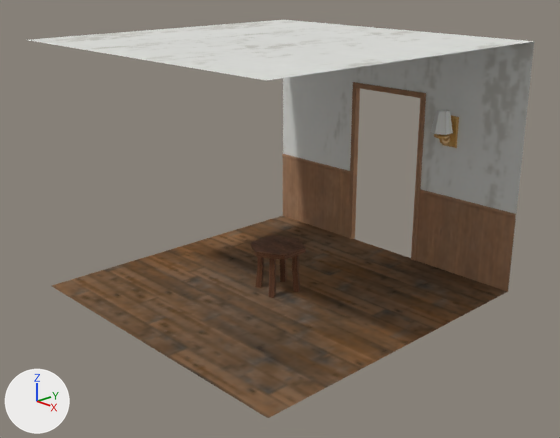
What one commit did to the Blender file Assets/Objects/objects.blend.
The view is the same before and after, from a 50 mm lens placed at (6.42, -6.03, 3.93), pointed at (0.14, -0.09, 0.96). The lights are fixed; the arrows at lower left show +X, +Y and +Z.

Names of what the first picture shows: 'Door Frame', 'Door Trim', 'Door Wall', 'Lamp Base', 'Lamp Shade', 'Simple Ceiling', 'Stool', 'Wood Floor'.
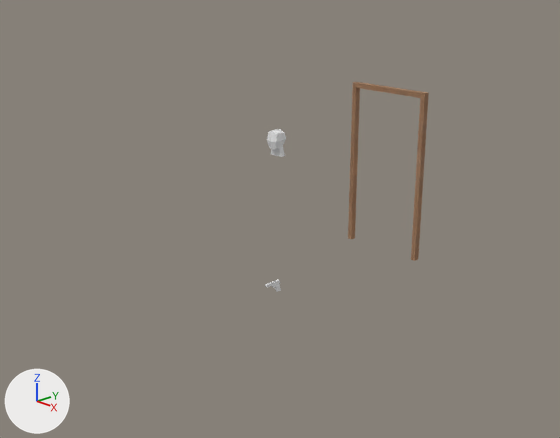
Changed parts and their boxes [x1, y1, x2, y2] in the pictures (560 x 438 px):
'Wood Floor', hidden
    before: [52, 216, 507, 418]
'Door Wall', hidden
    before: [283, 42, 534, 289]
'Simple Ceiling', hidden
    before: [29, 20, 535, 80]
'Door Trim', hidden
    before: [282, 154, 516, 292]
'Stool', hidden
    before: [251, 235, 306, 298]
'Lamp Shade', hidden
    before: [431, 109, 453, 135]
'Head', added
    after: [267, 129, 286, 157]
'Lamp Base', hidden
    before: [434, 116, 459, 148]
'Gun', added
    after: [265, 280, 281, 292]

Patch to the scene script:
```diff
--- a/Assets/Objects/objects.blend.py
+++ b/Assets/Objects/objects.blend.py
@@ mat_gun @@
+mat_gun = principled_material('Gun')
+mat_gun.base_color = (0.8, 0.8, 0.8)  # white #e7e7e7
@@ me_cube_018 @@
+me_cube_018.from_pydata(...)  # 32 vertices, 30 faces, 1 loose edge; spans x -0.013..0.013, y -0.197..0.042, z -0.034..0.112
+me_cube_018.materials.append(mat_gun)  # its picture is missing
@@ me_cube_017 @@
+me_cube_017.from_pydata(...)  # 33 vertices, 33 faces; spans x -0.087..0.087, y -0.112..0.059, z 0.199..0.492
@@ ob_wood_floor @@
 ob_wood_floor.scale = (2.0, 2.0, 2.0)
+ob_wood_floor.hide_set(True)
@@ ob_simple_ceiling @@
 ob_simple_ceiling.location = (0.0, 0.0, 0.0)
+ob_simple_ceiling.hide_set(True)
@@ ob_door_trim @@
 ob_door_trim.location = (0.0, 0.0, 0.0)
+ob_door_trim.hide_set(True)
@@ ob_door_wall @@
 ob_door_wall.location = (0.0, 0.0, 0.0)
+ob_door_wall.hide_set(True)
@@ ob_lamp_base @@
 ob_lamp_base.location = (0.0, 0.0, 0.0)
+ob_lamp_base.hide_set(True)
@@ ob_lamp_shade @@
 ob_lamp_shade.location = (0.0, 0.0, 0.0)
+ob_lamp_shade.hide_set(True)
@@ ob_stool @@
 ob_stool.location = (0.0, 0.0, 0.0)
+ob_stool.hide_set(True)
@@ ob_gun @@
+ob_gun = bpy.data.objects.new('Gun', me_cube_018)
+ob_gun.location = (0.0, 0.0, 0.0)
@@ ob_head @@
+ob_head = bpy.data.objects.new('Head', me_cube_017)
+ob_head.location = (0.0, 0.0, 1.483)
+ob_head.scale = (1.06, 1.06, 1.06)
```
